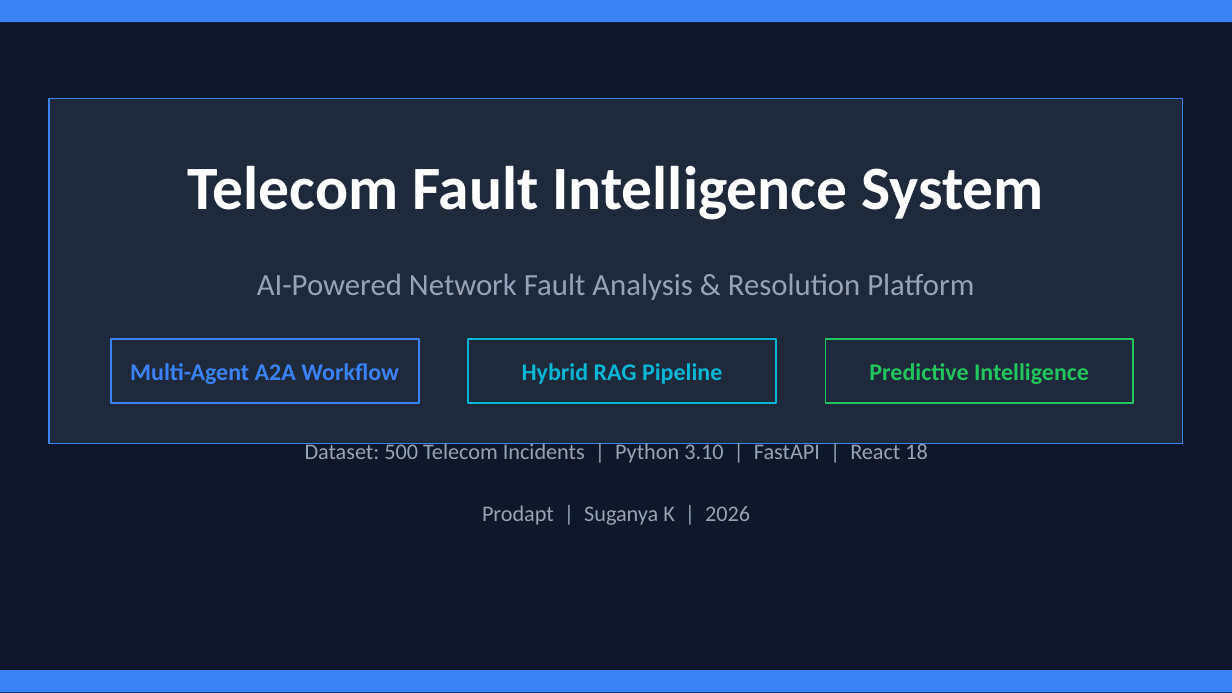
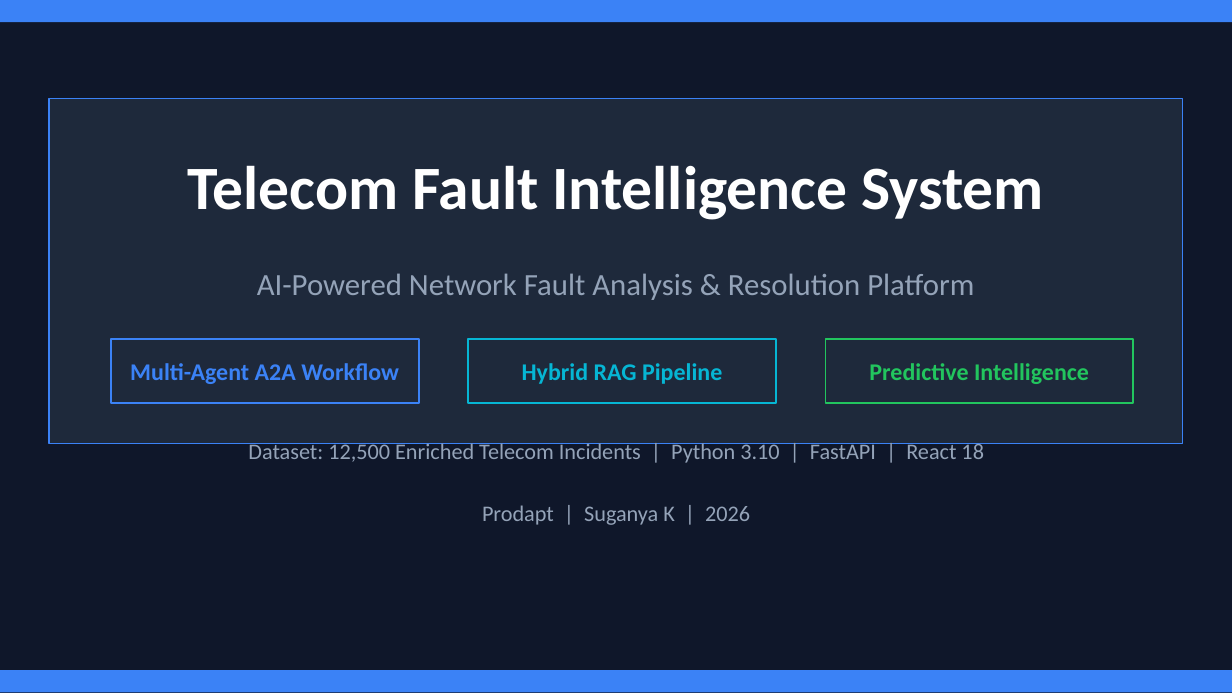
Before and after one commit to suganya1290-ops/Telecom_fault_Intelligence, a slide deck: slide 1 of Telecom_Fault_Intelligence.pptx. Drawn at 1232x693 pixels with LibreOffice and Linux fonts; fonts in the diff are those of the drawing. Boxes give left, top, right and bottom in pixels: in the first picture for what was removed or moved away, otherwise in the second. Text is boxed around its words. In the diff, an @@ line names an element or a change of style, - is before the commit and + after.

```diff
--- a/Telecom_Fault_Intelligence.pptx
+++ b/Telecom_Fault_Intelligence.pptx
@@ text at (248, 443, 984, 463): text changed @@
-Dataset: 500 Telecom Incidents | Python 3.10 | FastAPI | React 18
+Dataset: 12,500 Enriched Telecom Incidents | Python 3.10 | FastAPI | React 18
```
Also in this commit, not shown: 1 other slide changed, 1 other file.
